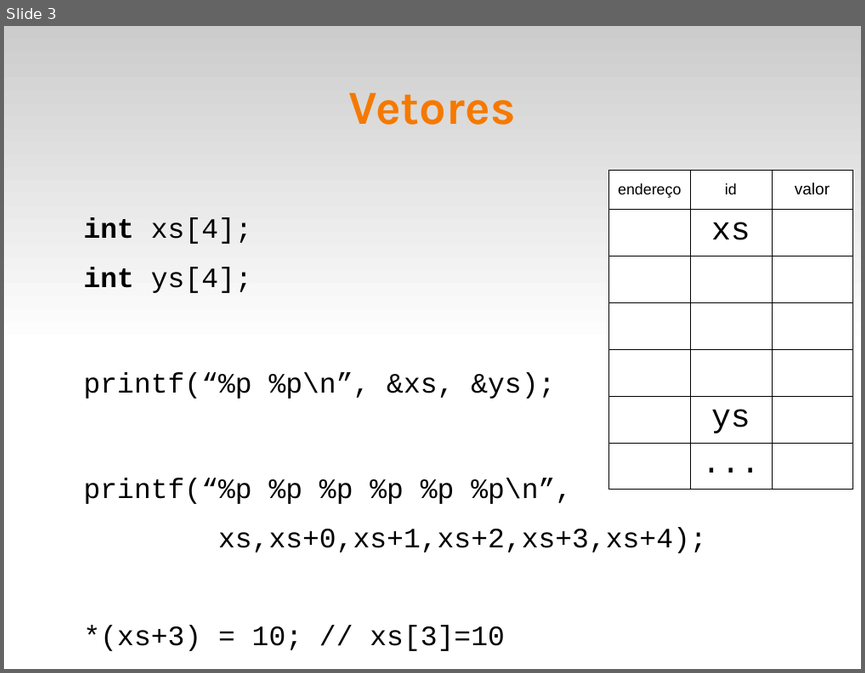
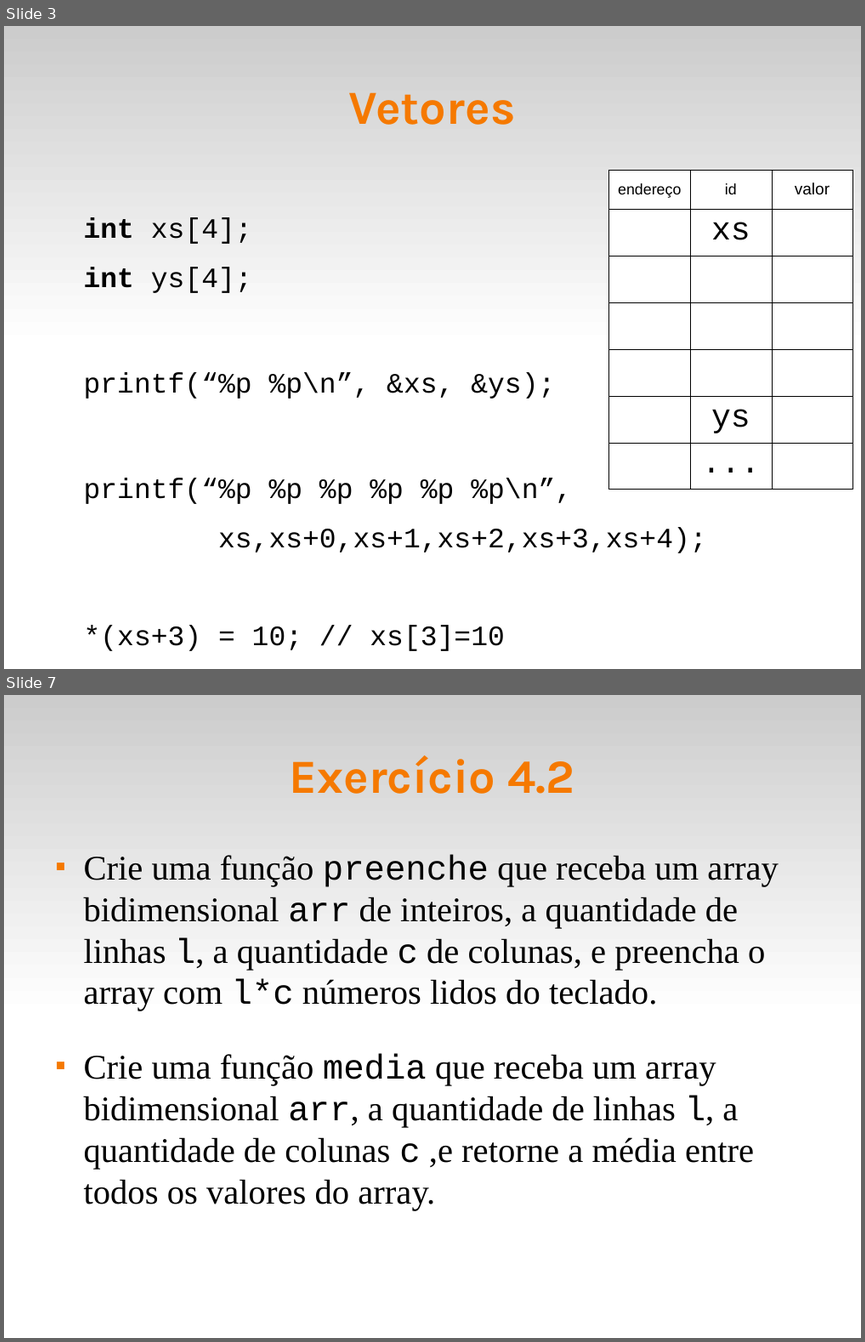
Before and after one commit to fsantanna-uerj/LP1, a slide deck: Slides/lp1-06-vetores.odp. Shown one above the other, each under a label of ours: slide 3 before the commit, slides 3 and 7 after it; the slides between them are not shown. The pictures are 865x673 and 865x1342 pixels, drawn with LibreOffice and Linux fonts; fonts in the diff are those of the drawing. Boxes give left, top, right and bottom in pixels: in the first picture for what was removed or moved away, otherwise in the second. Text is boxed around its words. In the diff, an @@ line names an element or a change of style, - is before the commit and + after.

```diff
--- a/Slides/lp1-06-vetores.odp
+++ b/Slides/lp1-06-vetores.odp
@@ slide 7 added at (4,695,861,1338), background #FFFFFF; not listed: 1 template element that a slide beside it also shows @@
@@ title added at (290,755,574,794), 44 pt, text #F57900, bold @@
+Exercício 4.2
@@ text added at (84,855,778,1210), 32 pt, text #000000 @@
+■ Crie uma função preenche que receba um array bidimensional arr de inteiros, a quantidade de linhas l, a quantidade c de colunas, e preencha o array com l*c números lidos do teclado.
+■ Crie uma função media que receba um array bidimensional arr, a quantidade de linhas l, a quantidade de colunas c ,e retorne a média entre todos os valores do array.
```
Also in this commit, not shown: 2 slides changed, 3 other slides added, 5 other files.
